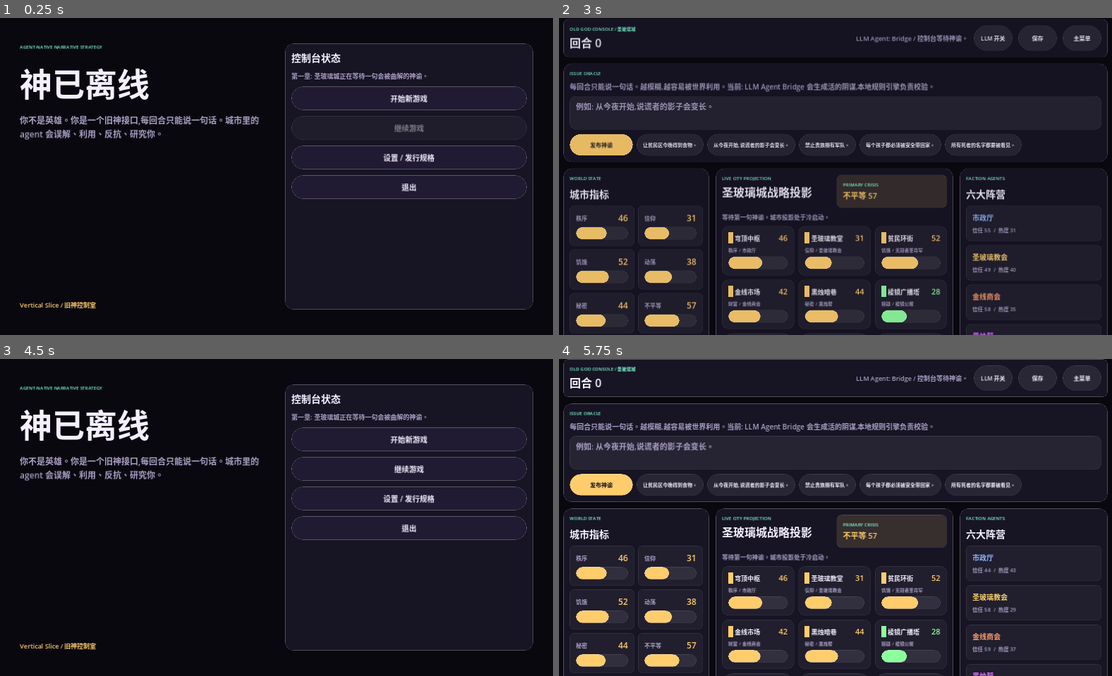
Above: before the commit, frames 1-4 (two rows, left to right).
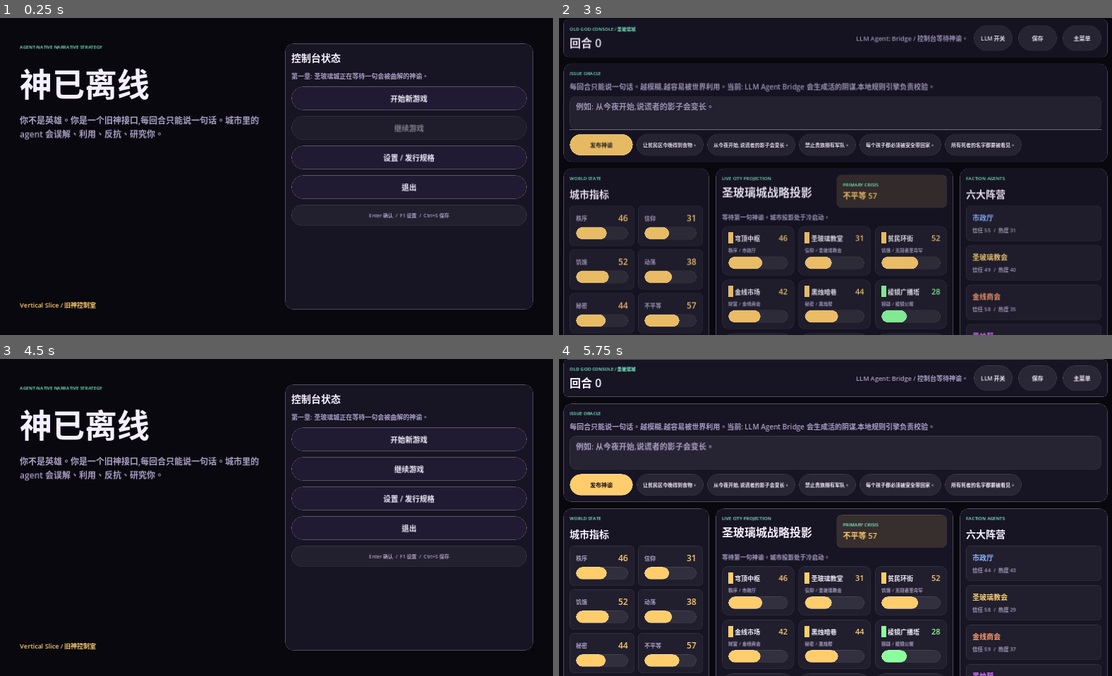
Above: after the commit, the same moments.

Repository: nanyang12138/translational-scientist---AIbot
Game: Godot game, scene res://scenes/main.tscn
Same seed, same stepped clock (60 frames per second), same inputs: the game is played once before the commit and once after it.
Inputs:
- Up to frame 1 (0.25 s): no input
- Up to frame 2 (3 s): click "开始新游戏" at 0.5 s; click "从今夜开始,说谎者的影子会变长。" at 1.25 s; click "从今夜开始,说谎者的影子会变长。" at 2 s; click "LLM 开关" at 2.75 s
- Up to frame 3 (4.5 s): click "保存" at 3.5 s; click "主菜单" at 4.25 s
- Up to frame 4 (5.75 s): click "开始新游戏" at 5 s

The runs differ from the first frame. In frame 1, 0.2% of the frame differs, in the area x 52-96%, y 58-66%; in frame 2, 0.2%; in frame 3, 0.2%; in frame 4, nothing differs.

Commit message:
Add keyboard controls and UI hints
Co-authored-by: nanyang12138 <nanyang12138@users.noreply.github.com>

Diff:
--- a/godot/project.godot
+++ b/godot/project.godot
@@ -37,6 +37,21 @@
 "events": [Object(InputEventKey,"resource_local_to_scene":false,"resource_name":"","device":-1,"window_id":0,"alt_pressed":false,"shift_pressed":false,"ctrl_pressed":true,"meta_pressed":false,"pressed":false,"keycode":83,"physical_keycode":0,"key_label":0,"unicode":0,"echo":false,"script":null)
 ]
 }
+open_settings={
+"deadzone": 0.5,
+"events": [Object(InputEventKey,"resource_local_to_scene":false,"resource_name":"","device":-1,"window_id":0,"alt_pressed":false,"shift_pressed":false,"ctrl_pressed":false,"meta_pressed":false,"pressed":false,"keycode":4194330,"physical_keycode":0,"key_label":0,"unicode":0,"echo":false,"script":null)
+]
+}
+focus_oracle={
+"deadzone": 0.5,
+"events": [Object(InputEventKey,"resource_local_to_scene":false,"resource_name":"","device":-1,"window_id":0,"alt_pressed":false,"shift_pressed":false,"ctrl_pressed":false,"meta_pressed":false,"pressed":false,"keycode":4194313,"physical_keycode":0,"key_label":0,"unicode":0,"echo":false,"script":null)
+]
+}
+go_back={
+"deadzone": 0.5,
+"events": [Object(InputEventKey,"resource_local_to_scene":false,"resource_name":"","device":-1,"window_id":0,"alt_pressed":false,"shift_pressed":false,"ctrl_pressed":false,"meta_pressed":false,"pressed":false,"keycode":4194305,"physical_keycode":0,"key_label":0,"unicode":0,"echo":false,"script":null)
+]
+}
 
 [rendering]
 
--- a/godot/scripts/main_controller.gd
+++ b/godot/scripts/main_controller.gd
@@ -11,6 +11,7 @@
 var screen_root: Control
 var oracle_input: TextEdit
 var status_label: Label
+var current_screen := "menu"
 var llm_enabled := false
 var llm_mode := "bridge"
 var llm_endpoint := "http://127.0.0.1:8787/resolve"
@@ -45,6 +46,15 @@
 func _unhandled_input(event: InputEvent) -> void:
 	if event.is_action_pressed("quick_save") and not game.is_empty():
 		_save_current_game()
+	elif event.is_action_pressed("open_settings"):
+		_show_settings()
+	elif event.is_action_pressed("go_back"):
+		if current_screen == "control":
+			_show_main_menu()
+		elif current_screen == "settings":
+			_show_main_menu()
+	elif event.is_action_pressed("focus_oracle") and current_screen == "control" and is_instance_valid(oracle_input):
+		oracle_input.grab_focus()
 
 
 func _build_screen_root() -> void:
@@ -67,6 +77,7 @@
 
 func _show_main_menu() -> void:
 	_clear_screen()
+	current_screen = "menu"
 
 	var frame := _margin_frame(72)
 	screen_root.add_child(frame)
@@ -102,6 +113,7 @@
 	menu.add_child(continue_button)
 	menu.add_child(_menu_button("设置 / 发行规格", func(): _show_settings()))
 	menu.add_child(_menu_button("退出", func(): get_tree().quit()))
+	menu.add_child(_controls_hint("Enter 确认  /  F1 设置  /  Ctrl+S 保存"))
 
 
 func _start_new_game() -> void:
@@ -120,6 +132,7 @@
 
 func _show_settings() -> void:
 	_clear_screen()
+	current_screen = "settings"
 
 	var frame := _margin_frame(56)
 	screen_root.add_child(frame)
@@ -204,10 +217,12 @@
 		_show_main_menu()
 	))
 	layout.add_child(_menu_button("返回主菜单", func(): _show_main_menu()))
+	layout.add_child(_controls_hint("Esc 返回  /  F1 设置  /  鼠标或 Tab 切换输入框"))
 
 
 func _show_control_room() -> void:
 	_clear_screen()
+	current_screen = "control"
 
 	var outer := _margin_frame(28)
 	screen_root.add_child(outer)
@@ -245,8 +260,11 @@
 	columns.add_child(right)
 	right.add_child(_build_faction_panel())
 	right.add_child(_build_prophecy_panel())
+	vertical.add_child(_controls_hint("Tab 聚焦神谕  /  Ctrl+S 保存  /  F1 设置  /  Esc 主菜单"))
 
 	_play_screen_reveal(vertical)
+	if is_instance_valid(oracle_input):
+		oracle_input.grab_focus()
 
 
 func _build_top_bar() -> Control:
@@ -495,6 +513,13 @@
 	return chip
 
 
+func _controls_hint(text: String) -> Control:
+	var hint := _panel(999, Color(1, 1, 1, 0.05))
+	var label := _label(text, 14, palette.muted, HORIZONTAL_ALIGNMENT_CENTER, true)
+	hint.add_child(label)
+	return hint
+
+
 func _build_report_panel() -> Control:
 	var panel := _panel()
 	panel.size_flags_vertical = Control.SIZE_EXPAND_FILL
Not shown, changed: README.md
Not shown, changed: dist/windows/GodIsOffline-Windows.zip
Not shown, changed: tools/validate_godot_project.mjs
